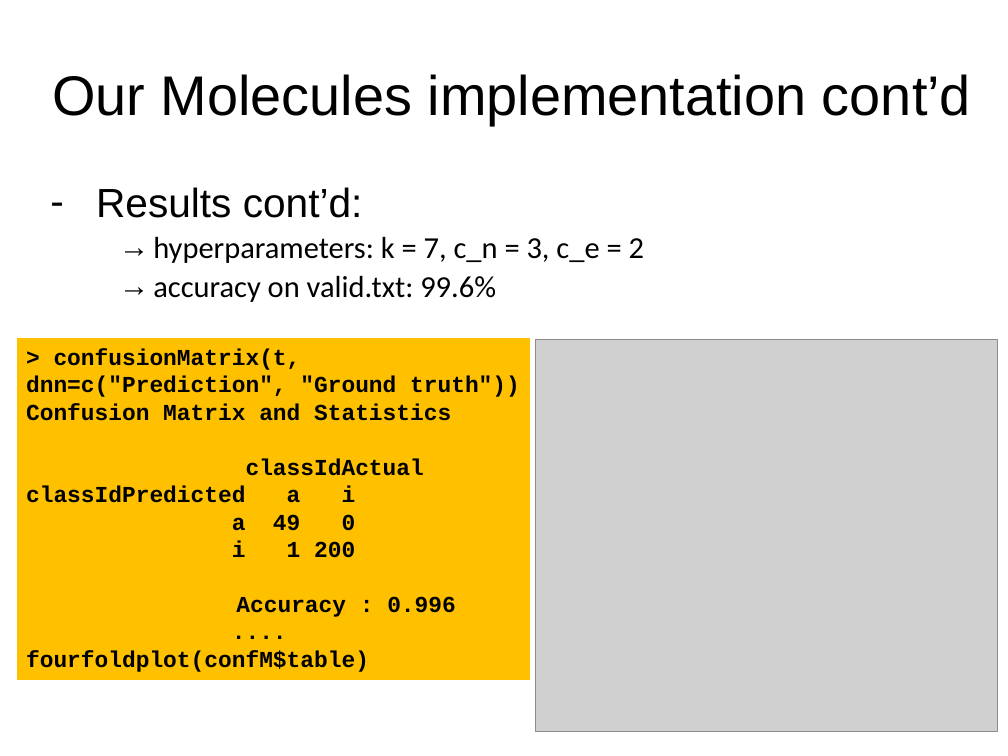
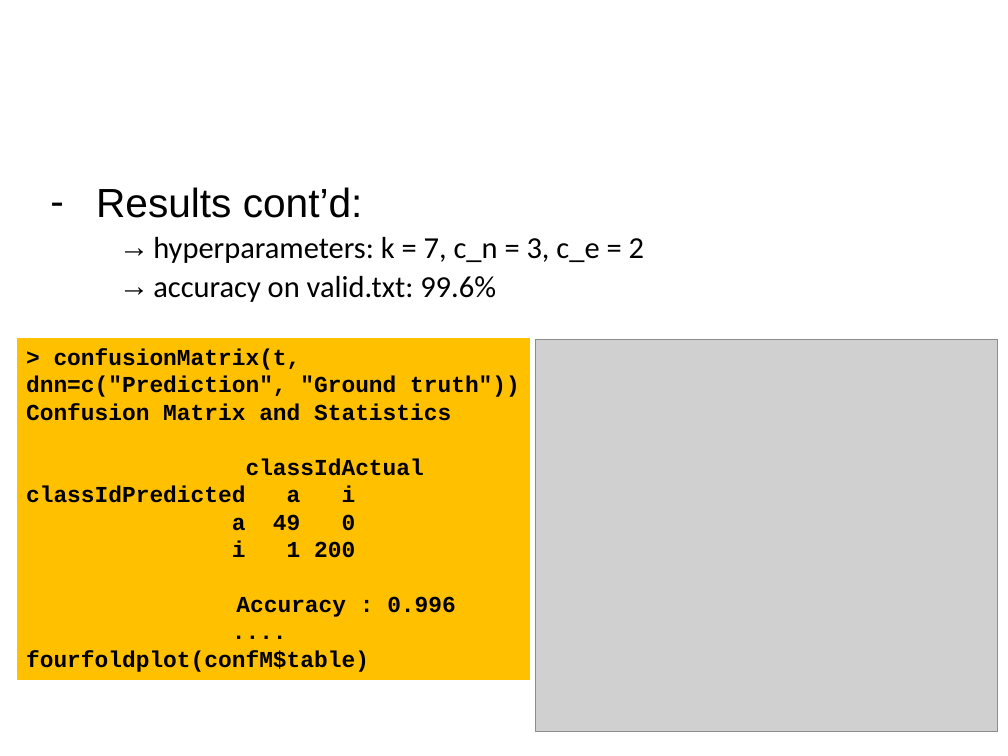
Before and after one commit to lukaszbinden/jmcs-pattern-recognition, a slide deck: slide 9 of Exercise_4/presentation.pptx. Drawn at 1008x756 pixels with LibreOffice and Linux fonts; fonts in the diff are those of the drawing; grey boxes stand for pictures. Boxes give left, top, right and bottom in pixels: in the first picture for what was removed or moved away, otherwise in the second. Text is boxed around its words. In the diff, an @@ line names an element or a change of style, - is before the commit and + after.

```diff
--- a/Exercise_4/presentation.pptx
+++ b/Exercise_4/presentation.pptx
@@ text removed at (52,74,971,125) @@
-Our Molecules implementation cont’d
```
Also in this commit, not shown: 6 other slides changed, 1 slide removed.
